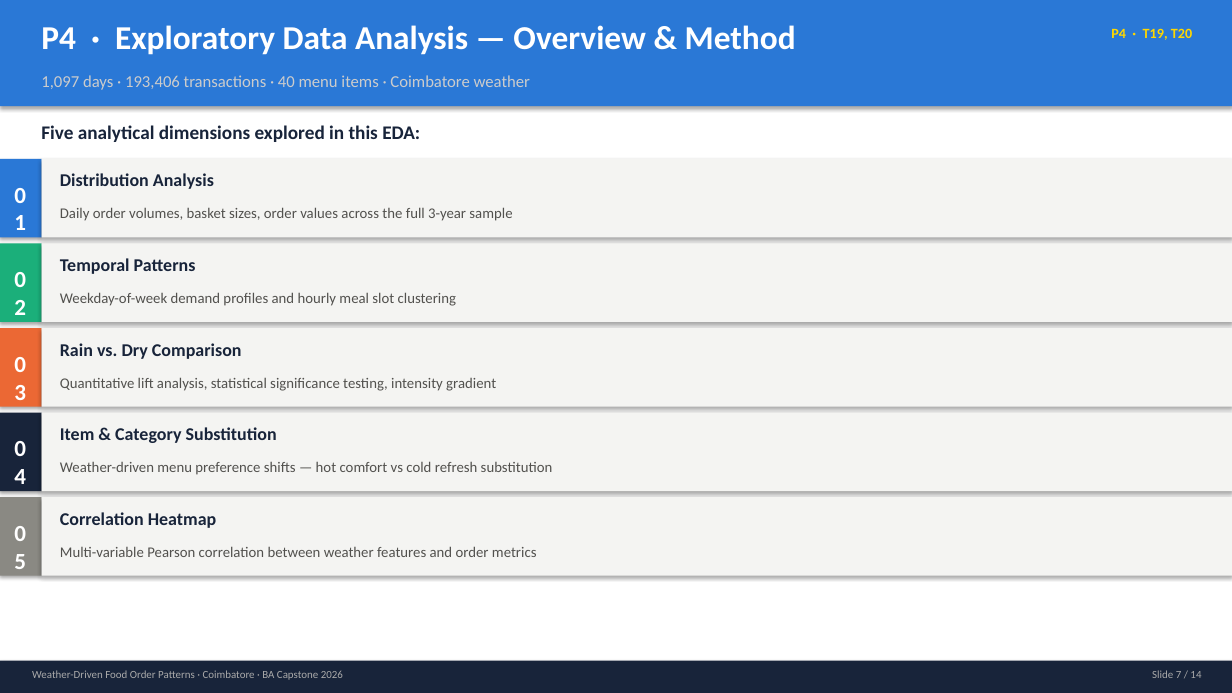
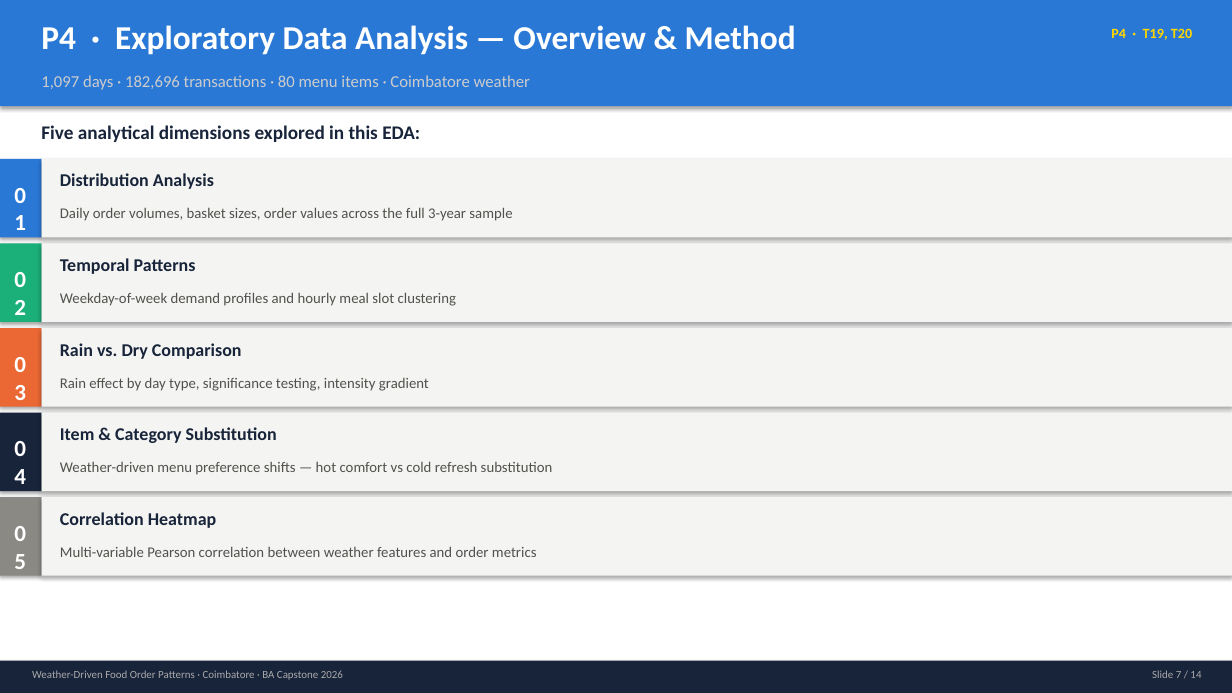
Before and after one commit to priyagarnet20-ops/weather-food-orders, a slide deck: slide 7 of slides/review1/review1_deck.pptx. Drawn at 1232x693 pixels with LibreOffice and Linux fonts; fonts in the diff are those of the drawing. Boxes give left, top, right and bottom in pixels: in the first picture for what was removed or moved away, otherwise in the second. Text is boxed around its words. In the diff, an @@ line names an element or a change of style, - is before the commit and + after.

```diff
--- a/slides/review1/review1_deck.pptx
+++ b/slides/review1/review1_deck.pptx
@@ text at (x1=41, y1=75, x2=530, y2=90): text changed @@
-1,097 days · 193,406 transactions · 40 menu items · Coimbatore weather
+1,097 days · 182,696 transactions · 80 menu items · Coimbatore weather
@@ text at (x1=60, y1=377, x2=429, y2=391): text changed @@
-Quantitative lift analysis, statistical significance testing, intensity gradient
+Rain effect by day type, significance testing, intensity gradient
```
Also in this commit, not shown: 13 other slides changed, 2 other files.
